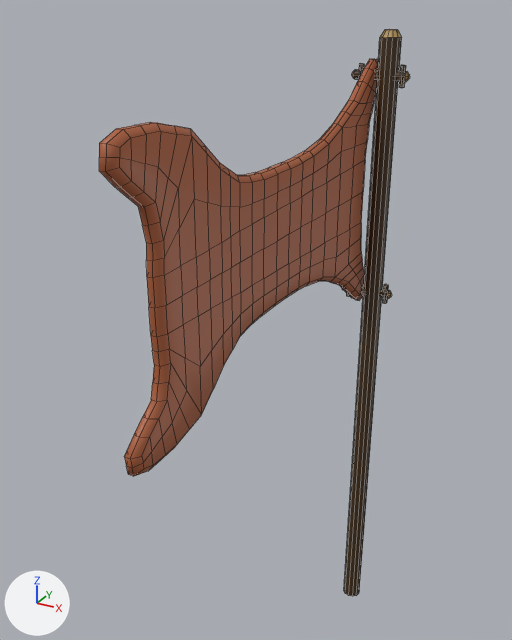
The FBX model Fortrest/Assets/Artists/3D ASSets/GoblinCamp/SM_GoblinCamp_Banner.fbx: old version first, new version second.
Both versions are drawn from a 50 mm camera at (1.15, -3.38, 3.39) aimed at (-0.26, -0.8, 2.1). The lights are fixed; the arrows at lower left show +X, +Y and +Z. Mesh edges are drawn as thin lines. Where no turn or scale is listed for an object, it has been applied to the vertices.
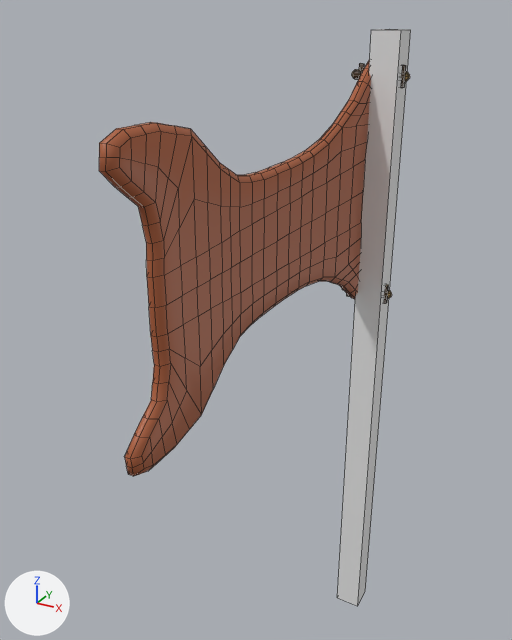
Boxes (x1, y1, x2, y2) around the edits, measured in the pictures (512 x 640 px):
'Col_GoblinCamp_Banner', added
    after: (337, 29, 411, 606)

The edits, one by one:
Mesh me_cube_007 is new.
It is a box spanning x -0.07..0.07, y -0.07..0.07, z -0.1..3.3.
Object 'Col_GoblinCamp_Banner' (ob_col_goblincamp_banner) is new; it shows me_cube_007.
Its location is (0.0, 0.0, 0.0).
